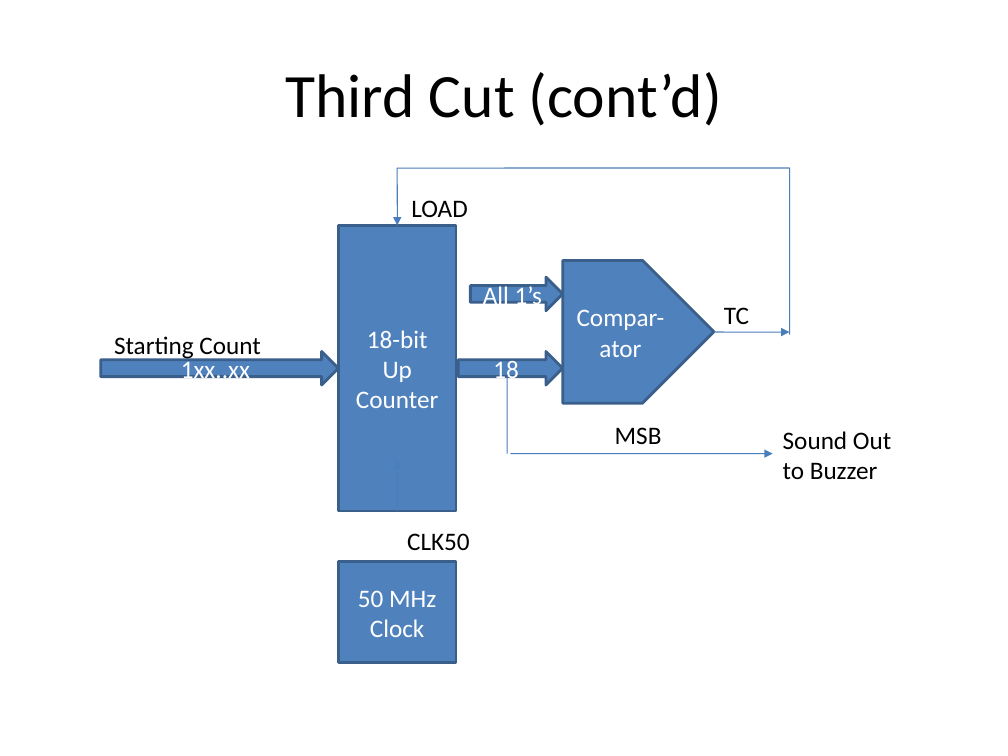
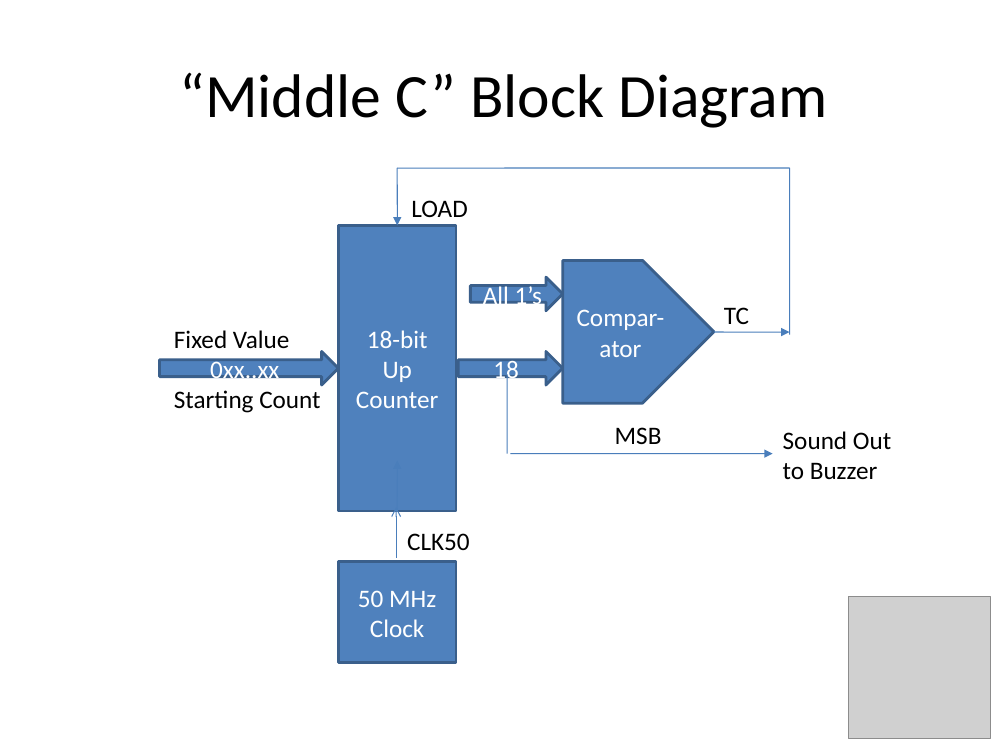
Before and after one commit to douggilliland/MultiComp, a slide deck: slide 25 of MultiComp (VHDL Template)/Components/SoundGen/Documentation/Sound Generator.pptx (slide 18 before the commit). Drawn at 1008x756 pixels with LibreOffice and Linux fonts; fonts in the diff are those of the drawing; grey boxes stand for pictures. Boxes give left, top, right and bottom in pixels: in the first picture for what was removed or moved away, otherwise in the second. Text is boxed around its words. In the diff, an @@ line names an element or a change of style, - is before the commit and + after.

```diff
--- a/MultiComp (VHDL Template)/Components/SoundGen/Documentation/Sound Generator.pptx
+++ b/MultiComp (VHDL Template)/Components/SoundGen/Documentation/Sound Generator.pptx
@@ text at [179,72,827,128]: text changed @@
-Third Cut (cont’d)
+“Middle C” Block Diagram
@@ text "Fixed Value": place and size @@
-text "Fixed Value" at [114,336,260,361]
+text "Fixed Value" at [174,330,320,413]
@@ right arrow "0xx..xx": place and size @@
-right arrow "0xx..xx" at [101,352,339,385]
+right arrow "0xx..xx" at [159,352,338,385]
@@ text at [174,330,289,348]: paragraph added @@
+Fixed Value
@@ text in right arrow at [210,357,279,384]: text changed @@
-1xx..xx
+0xx..xx
@@ arrow added from (396, 557) to (396, 507), #4B7EBC 0.75 pt @@
@@ picture added at [849,597,991,739] @@
```
Also in this commit, not shown: 30 other slides changed, 27 slides added, 1 slide removed, 5 other files.
